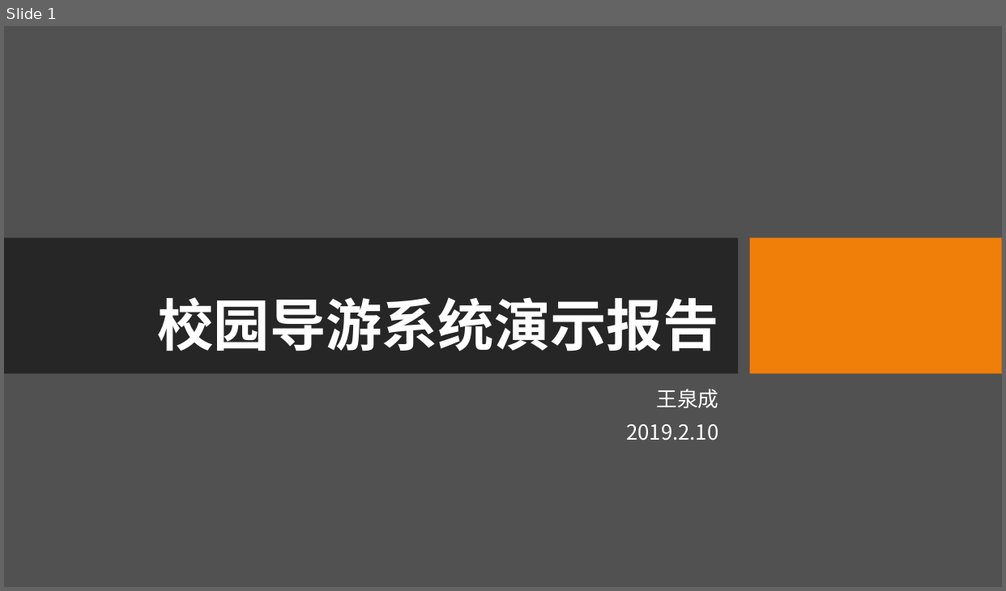
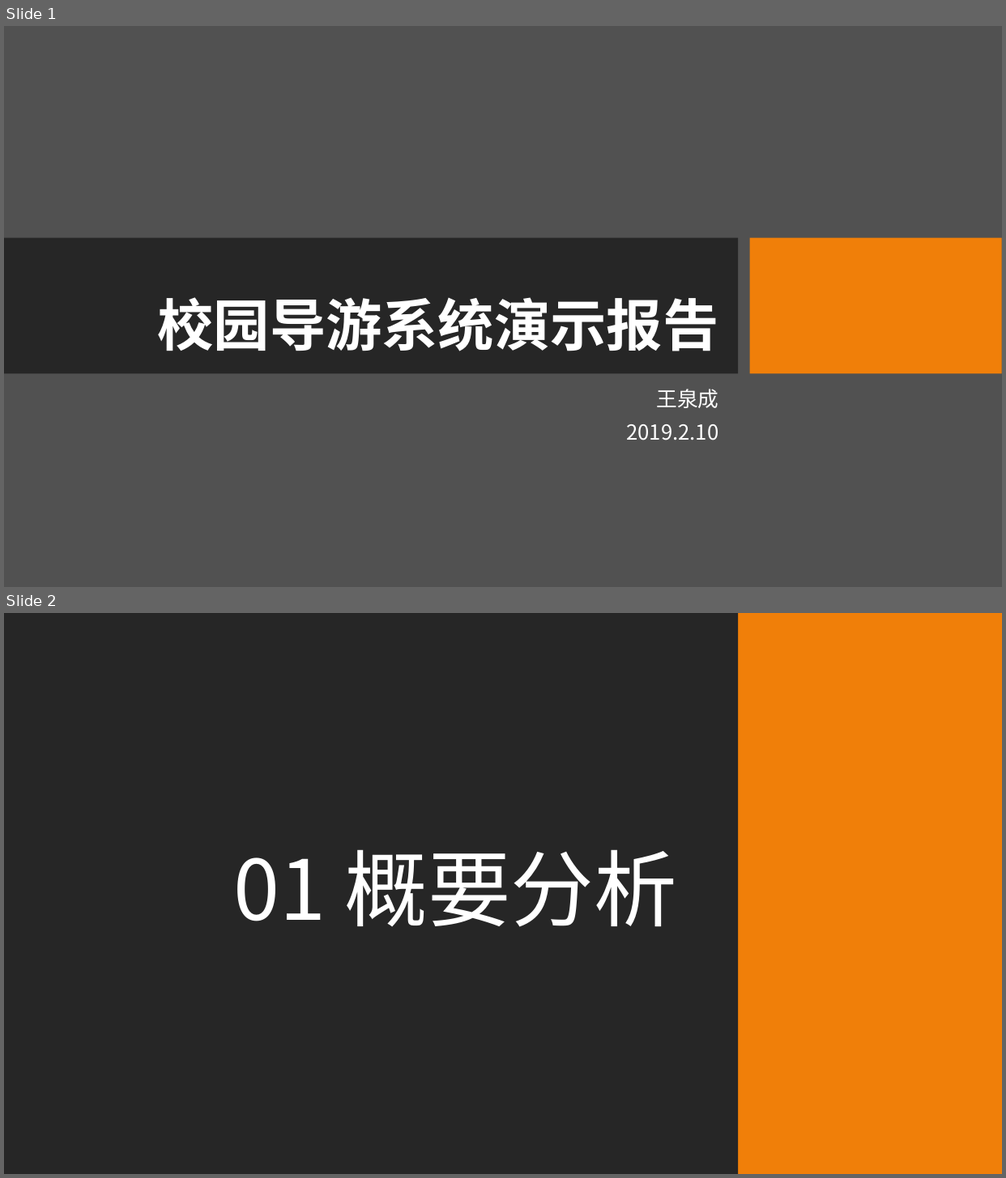
Before and after one commit to iamywang/Campus-Guide-System, a slide deck: Docs/校园导游系统演示.pptx. Shown one above the other, each under a label of ours: slide 1 before the commit, slides 1 and 2 after it. The pictures are 1006x591 and 1006x1178 pixels, drawn with LibreOffice and Linux fonts; fonts in the diff are those of the drawing; grey boxes stand for pictures; background and template pictures are left out. Boxes give left, top, right and bottom in pixels: in the first picture for what was removed or moved away, otherwise in the second. Text is boxed around its words. In the diff, an @@ line names an element or a change of style, - is before the commit and + after.

```diff
--- a/Docs/校园导游系统演示.pptx
+++ b/Docs/校园导游系统演示.pptx
@@ slide 2 added at bbox=[4, 613, 1002, 1174], background picture (left out) @@
@@ rectangle added at bbox=[4, 613, 1002, 1174], fill #515151 @@
@@ rectangle added at bbox=[4, 613, 739, 1174], fill #262626 @@
@@ rectangle added at bbox=[669, 613, 1002, 1174], fill #F07F09 @@
@@ rectangle added at bbox=[4, 825, 739, 961], fill #262626 @@
@@ rectangle added at bbox=[750, 825, 1002, 961], fill #F07F09 @@
@@ rectangle added at bbox=[4, 836, 859, 948], fill #262626 @@
@@ title added at bbox=[233, 850, 677, 927], 80 pt, text #FFFFFF @@
+01 概要分析
@@ rectangle added at bbox=[871, 836, 1002, 948], fill #F07F09 @@
@@ picture added at bbox=[4, 960, 739, 983] @@
@@ picture added at bbox=[750, 960, 1002, 983] @@
```
Also in this commit, not shown: 9 slides changed, 3 other slides added, 7 other files.
